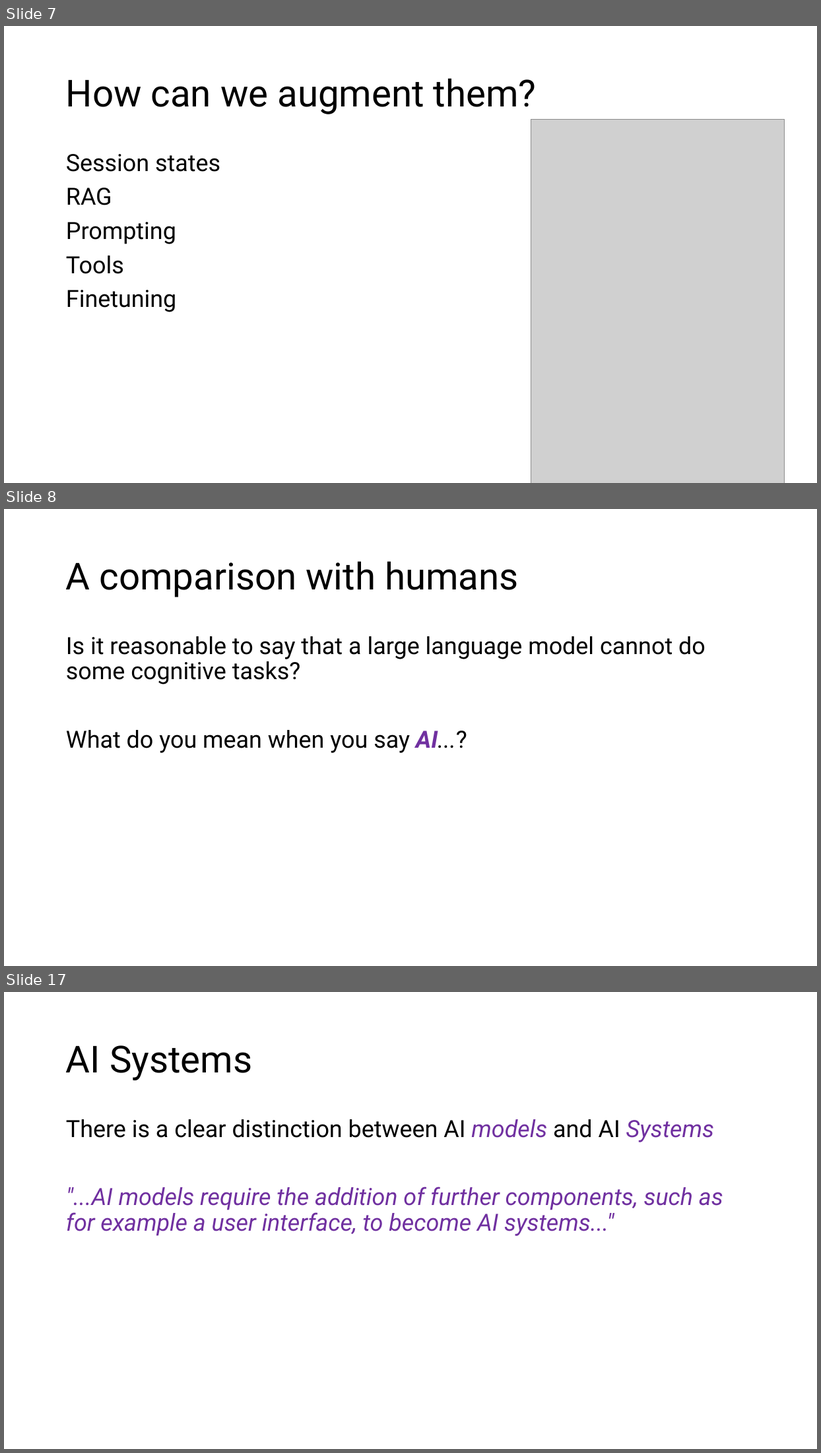
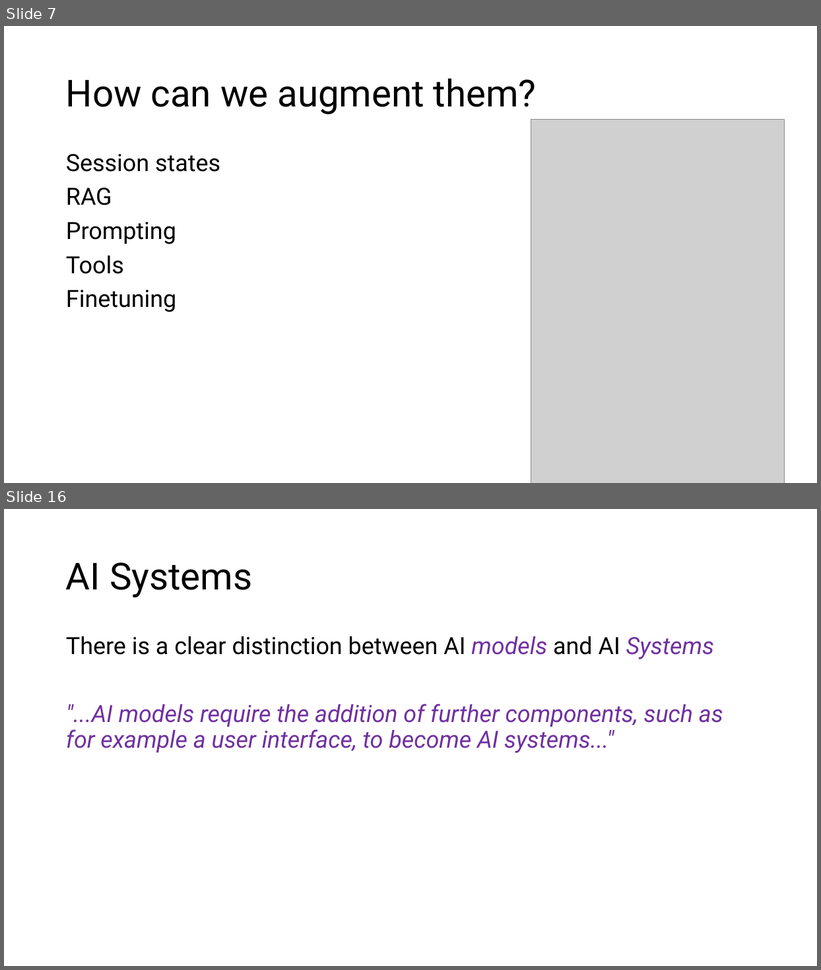
Before and after one commit to acceleratescience/large-language-models, a slide deck: slides/1-intro.pptx. Shown one above the other, each under a label of ours: slides 7, 8 and 17 before the commit, slides 7 and 16 after it; the slides between them are not shown. The pictures are 821x1453 and 821x970 pixels, drawn with LibreOffice and Linux fonts; fonts in the diff are those of the drawing; grey boxes stand for pictures. Boxes give left, top, right and bottom in pixels: in the first picture for what was removed or moved away, otherwise in the second. Text is boxed around its words. In the diff, an @@ line names an element or a change of style, - is before the commit and + after.

```diff
--- a/slides/1-intro.pptx
+++ b/slides/1-intro.pptx
@@ slide 8 removed at <box>4,509,817,966</box>, background #FFFFFF @@
@@ title removed at <box>66,561,519,597</box> @@
-A comparison with humans
@@ text removed at <box>66,636,706,753</box> @@
-Is it reasonable to say that a large language model cannot do some cognitive tasks?
-What do you mean when you say AI...?
@@ what was slide 17 is now slide 16 @@
```
Also in this commit, not shown: 11 slides changed.
